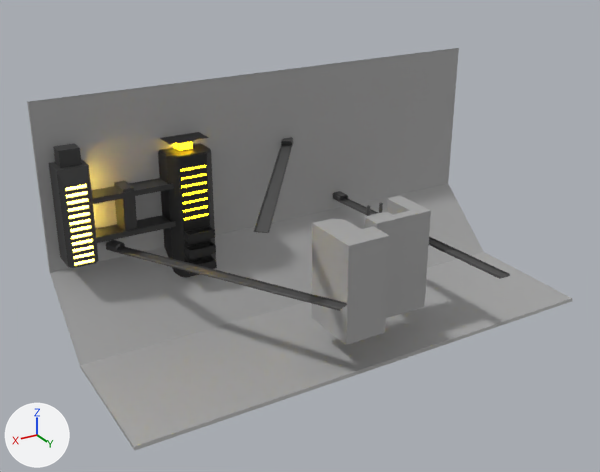
One commit to the FBX model Assets/Models/level/mainmenu.fbx: the scene before it, then after it.
Camera for both pictures: a 50 mm lens placed at (272.0, 377.0, 197.0), pointed at (32.0, -23.0, -3.0). Every picture has the same lights, and +X, +Y and +Z are marked at lower left. Where no turn or scale is listed for an object, it has been applied to the vertices.

Objects in the first picture: 'Cube', 'Hotel.001', 'mainmenuscene', 'roadbridge', 'roadbridge.001', 'roadbridge.002'.
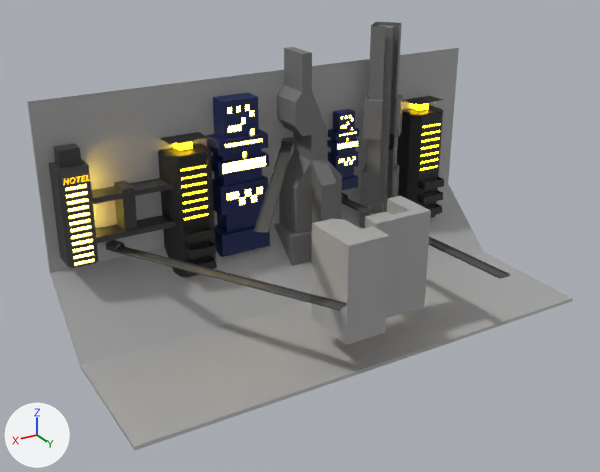
Changed parts and their boxes (x1, y1, x2, y2) in the pictures (600 x 472 px):
'Tallboi', added
    after: (274, 47, 342, 266)
'megahome', added (blue)
    after: (207, 93, 270, 257)
    faces in mat_megahome (dark blue #081e55): (207, 93, 270, 257)
    faces in mat_megahomewindow (white #e7e7e7): (222, 105, 266, 205)
'shield', added
    after: (360, 22, 403, 228)
'Cube.001', added
    after: (397, 96, 444, 218)
    faces in mat_hq (black #1b1b1b): (397, 96, 444, 218)
    faces in mat_hqligh (yellow #e7ce0f): (411, 103, 440, 171)
'megahome.001', added (blue)
    after: (327, 109, 360, 191)
    faces in mat_megahome (dark blue #081e55): (327, 109, 360, 191)
    faces in mat_megahomewindow (white #e7e7e7): (338, 115, 358, 165)
'Hotel', added
    after: (63, 175, 90, 185)

The change in detail:
Material 'talboi' (mat_talboi) is new.
Its base color is (0.168, 0.168, 0.168) (grey #727272).
Material 'HOTEL' (mat_hotel) is new.
Its base color is (0.8, 0.396, 0.00903) (yellow #e7a918).
Its emission color is (1.0, 0.59, 0.00922) (yellow #ffca18).
Its emission strength is 1.0.
Material 'shield' (mat_shield) is new.
Its base color is (0.168, 0.168, 0.168) (grey #727272).
Material 'megahome' (mat_megahome) is new.
Its base color is (0.00241, 0.0132, 0.0908) (dark blue #081e55).
Material 'megahomewindow' (mat_megahomewindow) is new.
Its base color is (0.8, 0.8, 0.8) (white #e7e7e7).
Its emission color is (0.94, 0.629, 0.0749) (yellow #f8d04d).
Its emission strength is 8.7.
Mesh me_cube_009 is new.
It has 60 vertices, 58 faces and spans x -30.0..17.0, y -16.0..30.0, z -64.0..106.0.
It uses material mat_talboi (grey #727272).
Mesh me_text is new.
It has 988 vertices, 1466 faces and spans x -15.8..-0.2, y -0.9..0.9, z -0.1..3.6.
It uses material mat_hotel (yellow #e7a918).
Mesh me_cube_010 is new.
It has 53 vertices, 48 faces and spans x -17.0..17.0, y -17.0..10.0, z -28.0..124.0.
It uses material mat_shield (grey #727272).
Mesh me_cube_012 is new.
It has 521 vertices, 518 faces and spans x -9.9..9.9, y -5.5..5.5, z -18.5..37.9.
Faces by material slot: [480, 38].
It uses material mat_megahome (dark blue #081e55).
It uses material mat_megahomewindow (white #e7e7e7).
Mesh me_cube is new.
It has 521 vertices, 518 faces and spans x -18.2..18.2, y -10.1..10.1, z -34.1..70.0.
Faces by material slot: [480, 38].
It uses material mat_megahome (dark blue #081e55).
It uses material mat_megahomewindow (white #e7e7e7).
Object 'Tallboi' (ob_tallboi) is new; it shows me_cube_009.
Its location is (-7.6, -85.5, -9.6).
Object 'Hotel' (ob_hotel) is new; it shows me_text.
Its location is (156.7, -77.4, 36.3).
Object 'Cube.001' (ob_cube_001) is new; it shows a copy of the mesh of ob_cube.
Its location is (-116.4, -93.0, 0.0).
Object 'shield' (ob_shield) is new; it shows me_cube_010.
Its location is (-73.0, -84.2, -16.5).
Object 'megahome.001' (ob_megahome_001) is new; it shows me_cube_012.
Its location is (-44.1, -90.1, 11.7).
Object 'megahome' (ob_megahome) is new; it shows me_cube.
Its location is (39.2, -90.1, 0.0).
